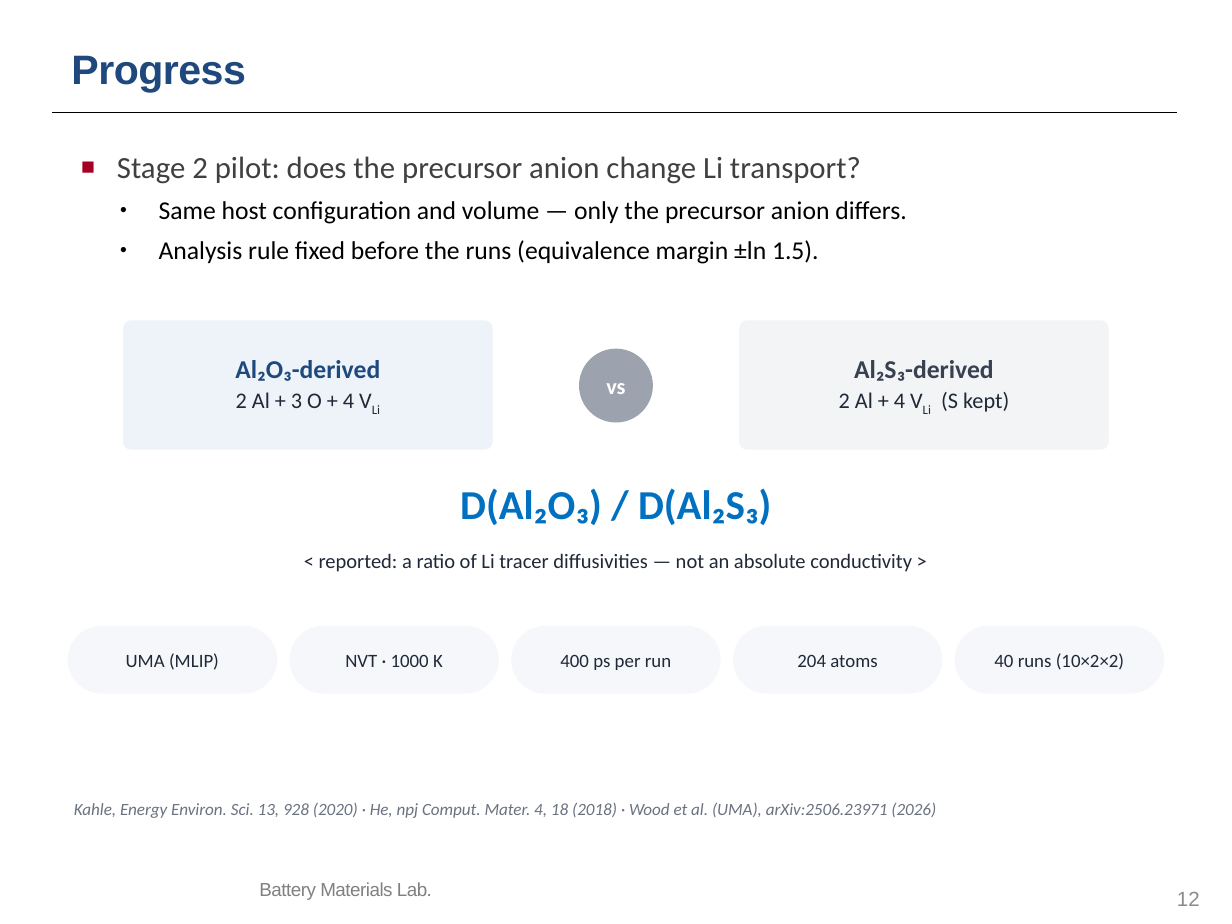
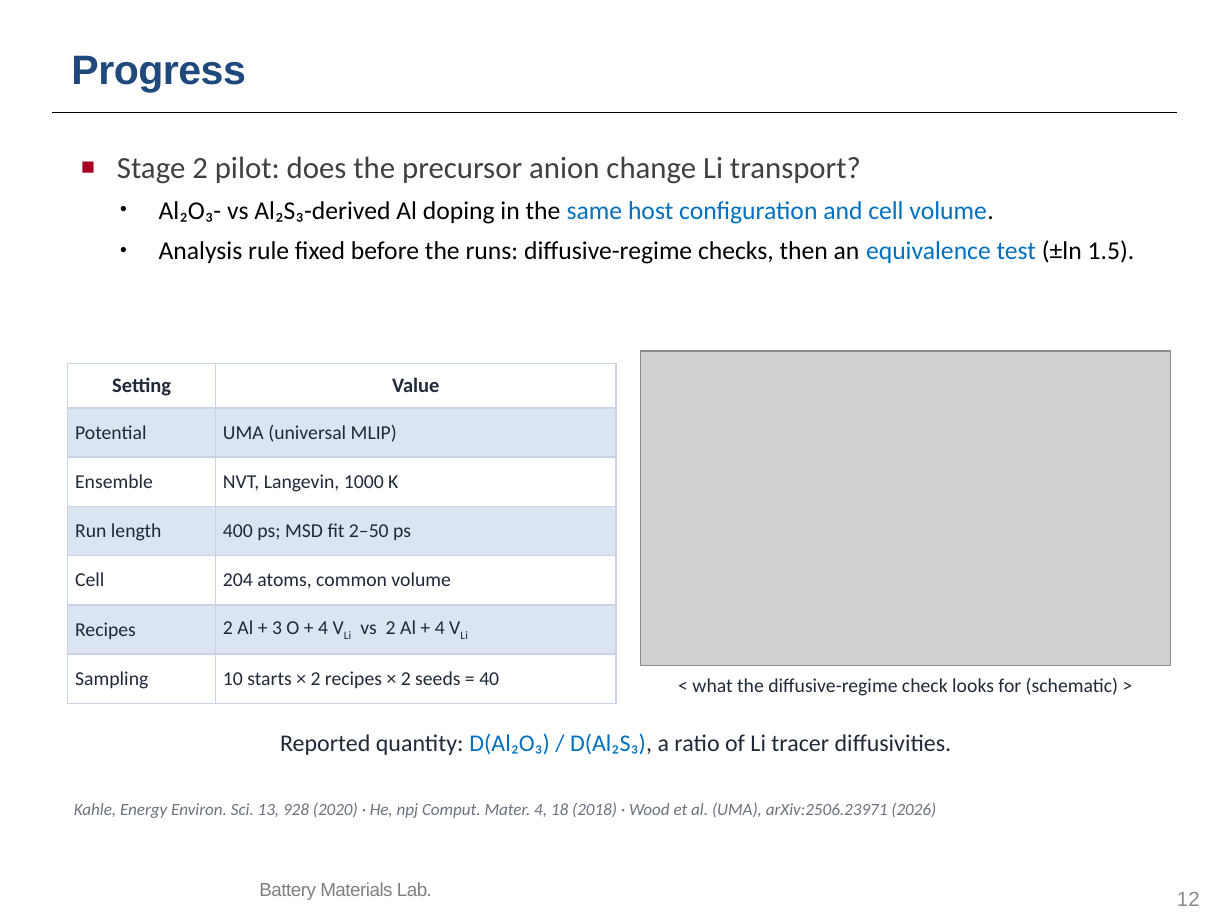
Before and after one commit to yonghoon7153-source/Yonghoon-DEM-DFT, a slide deck: slide 12 of kb/seminars/Research_Seminar_2026_10_13_cascade_progress_lean.pptx. Drawn at 1232x924 pixels with LibreOffice and Linux fonts; fonts in the diff are those of the drawing; grey boxes stand for pictures; background and template pictures are left out. Boxes give left, top, right and bottom in pixels: in the first picture for what was removed or moved away, otherwise in the second. Text is boxed around its words. In the diff, an @@ line names an element or a change of style, - is before the commit and + after.

```diff
--- a/kb/seminars/Research_Seminar_2026_10_13_cascade_progress_lean.pptx
+++ b/kb/seminars/Research_Seminar_2026_10_13_cascade_progress_lean.pptx
@@ text at (159,201,1135,264): text changed @@
-• Same host configuration and volume — only the precursor anion differs.
-• Analysis rule fixed before the runs (equivalence margin ±ln 1.5).
+• Al₂O₃- vs Al₂S₃-derived Al doping in the same host configuration and cell volume.
+• Analysis rule fixed before the runs: diffusive-regime checks, then an equivalence test (±ln 1.5).
@@ rounded rectangle removed at (123,320,493,450) @@
-Al₂O₃-derived
-2 Al + 3 O + 4 VLi
@@ rounded rectangle removed at (739,320,1109,450) @@
-Al₂S₃-derived
-2 Al + 4 VLi (S kept)
@@ ellipse removed at (579,349,653,423) @@
-vs
@@ picture added at (641,351,1170,665) @@
@@ table added at (68,363,616,703), 7 rows, 2 columns @@
+Setting | Value
+Potential | UMA (universal MLIP)
+Ensemble | NVT, Langevin, 1000 K
+Run length | 400 ps; MSD fit 2–50 ps
+Cell | 204 atoms, common volume
+Recipes | 2 Al + 3 O + 4 VLi vs 2 Al + 4 VLi
+Sampling | 10 starts × 2 recipes × 2 seeds = 40
@@ text removed at (460,488,771,525) @@
-D(Al₂O₃) / D(Al₂S₃)
@@ rounded rectangle removed at (68,626,277,694) @@
-UMA (MLIP)
@@ rounded rectangle removed at (290,626,499,694) @@
-NVT · 1000 K
@@ rounded rectangle removed at (511,626,721,694) @@
-400 ps per run
@@ rounded rectangle removed at (733,626,942,694) @@
-204 atoms
@@ rounded rectangle removed at (955,626,1164,694) @@
-40 runs (10×2×2)
@@ text added at (692,678,1118,696), 11.5 pt, text #1F2937 @@
+< what the diffusive-regime check looks for (schematic) >
@@ text at (280,733,952,755): text changed; size 12 to 14 pt @@
-< reported: a ratio of Li tracer diffusivities — not an absolute conductivity >
+Reported quantity: D(Al₂O₃) / D(Al₂S₃), a ratio of Li tracer diffusivities.
```
Also in this commit, not shown: 12 other slides changed, 11 other files.
